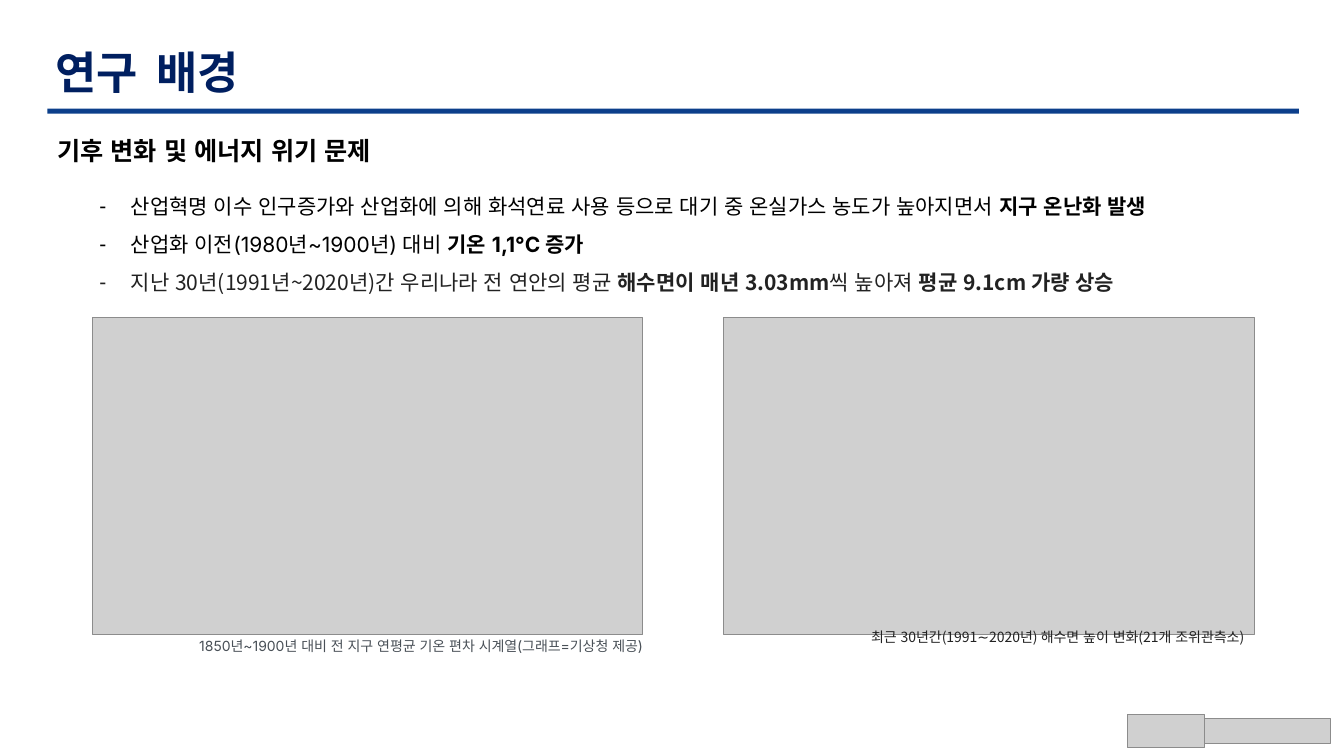
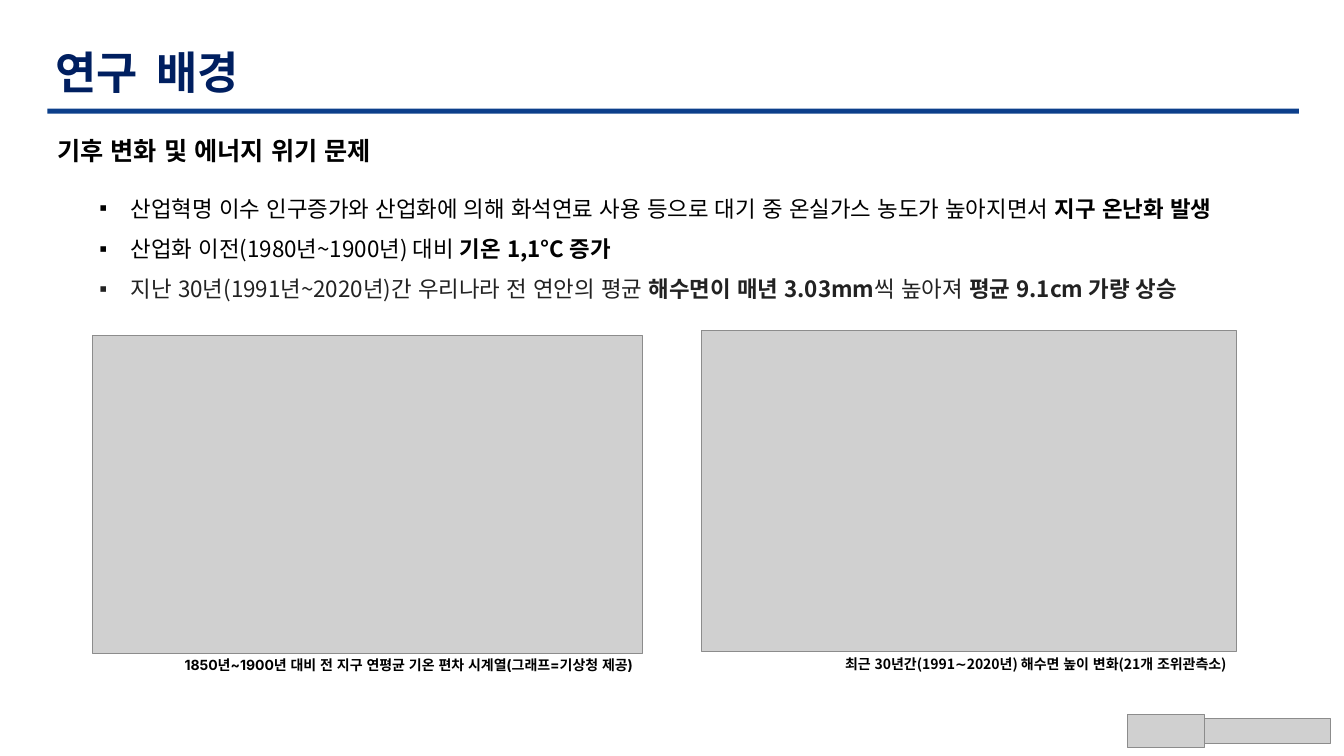
Before and after one commit to TaegyuHan/Solar_radiation_prediction_model, a slide deck: slide 3 of KICS_PT/[KICS] 동향 poster.pptx. Drawn at 1344x756 pixels with LibreOffice and Linux fonts; fonts in the diff are those of the drawing; grey boxes stand for pictures. Boxes give left, top, right and bottom in pixels: in the first picture for what was removed or moved away, otherwise in the second. Text is boxed around its words. In the diff, an @@ line names an element or a change of style, - is before the commit and + after.

```diff
--- a/KICS_PT/[KICS] 동향 poster.pptx
+++ b/KICS_PT/[KICS] 동향 poster.pptx
@@ text "산업혁명 이수 인구증가와 산업화에 의해 ..." at box(131, 198, 1211, 302): size 15 to 16 pt; font Inter to Noto Sans CJK KR in "산업혁명 이수 인구증가와 산업화에 의해 화석연료 사용 ...", "산업화 이전(1980년~1900년) 대비 기온 1,1°C 증가"; bullet - to ▪ @@
@@ picture: place and size @@
-picture at box(93, 318, 643, 635)
+picture at box(93, 336, 643, 653)
@@ picture: place and size @@
-picture at box(724, 318, 1254, 635)
+picture at box(702, 331, 1237, 651)
@@ text "1850년~1900년 대비 전 지구 연평균 ...": place and size @@
-text "1850년~1900년 대비 전 지구 연평균 ..." at box(199, 639, 643, 653)
+text "1850년~1900년 대비 전 지구 연평균 ..." at box(185, 658, 633, 672)
@@ text "1850년~1900년 대비 전 지구 연평균 ..." at box(185, 658, 633, 672): text colour #495057 to #000000, bold on @@
@@ text "최근 30년간(1991∼2020년) 해수면 높이 변화(21개 ...": place and size @@
-text "최근 30년간(1991∼2020년) 해수면 높이 변화(21개 ..." at box(871, 630, 1244, 646)
+text "최근 30년간(1991∼2020년) 해수면 높이 변화(21개 ..." at box(845, 657, 1226, 672)
@@ text "최근 30년간(1991∼2020년) 해수면 높이 변화(21개 ..." at box(845, 657, 1226, 672): text colour #222222 to #000000, bold on @@
```
Also in this commit, not shown: 14 other slides changed, 1 slide added, 1 other file.
